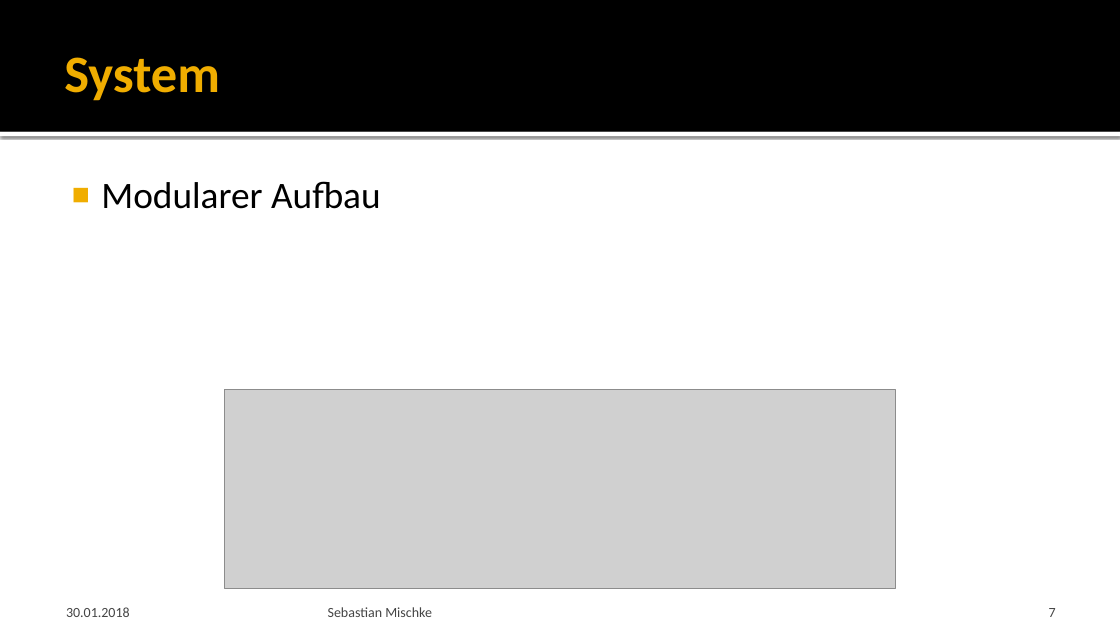
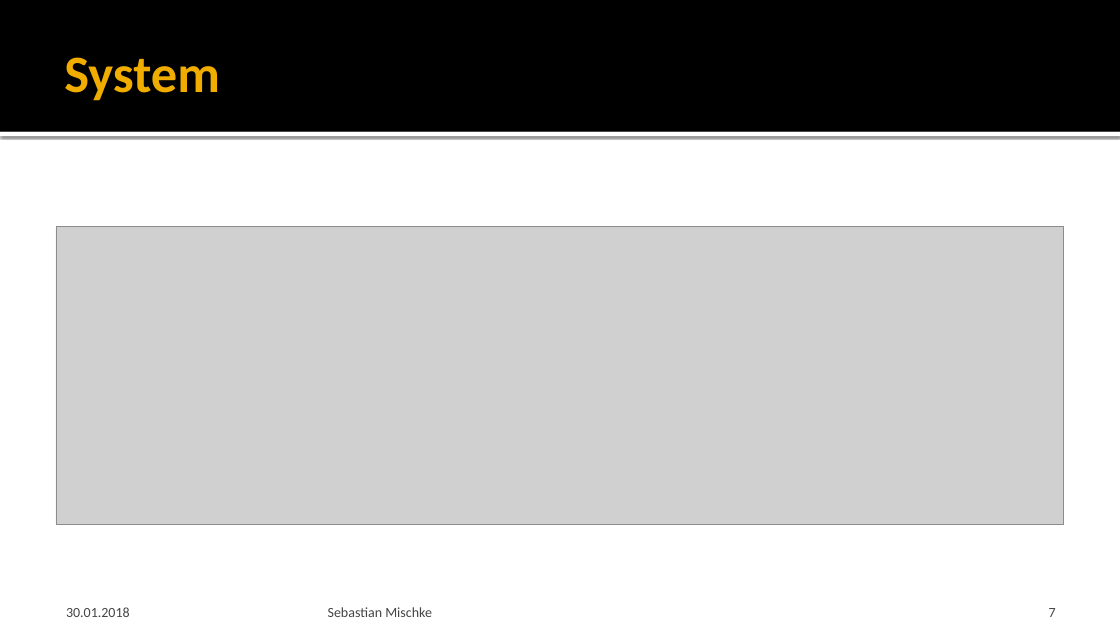
Before and after one commit to Saritus/bachelor-thesis, a slide deck: slide 7 of docs/verteidigung/Verteidigung.pptx. Drawn at 1120x630 pixels with LibreOffice and Linux fonts; fonts in the diff are those of the drawing; grey boxes stand for pictures; background and template pictures are left out. Boxes give left, top, right and bottom in pixels: in the first picture for what was removed or moved away, otherwise in the second. Text is boxed around its words. In the diff, an @@ line names an element or a change of style, - is before the commit and + after.

```diff
--- a/docs/verteidigung/Verteidigung.pptx
+++ b/docs/verteidigung/Verteidigung.pptx
@@ text removed at bbox=[101, 181, 380, 209] @@
-■ Modularer Aufbau
@@ picture: place and size @@
-picture at bbox=[224, 390, 895, 588]
+picture at bbox=[56, 227, 1065, 525]
```
Also in this commit, not shown: 6 other slides changed.
